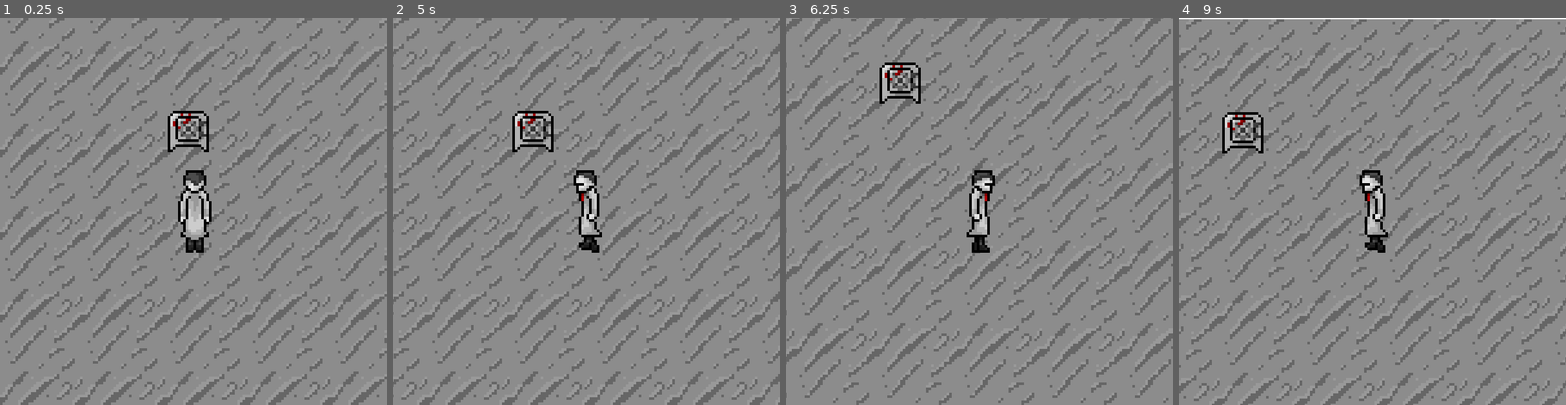
Above: before the commit, frames 1-4 (left to right).
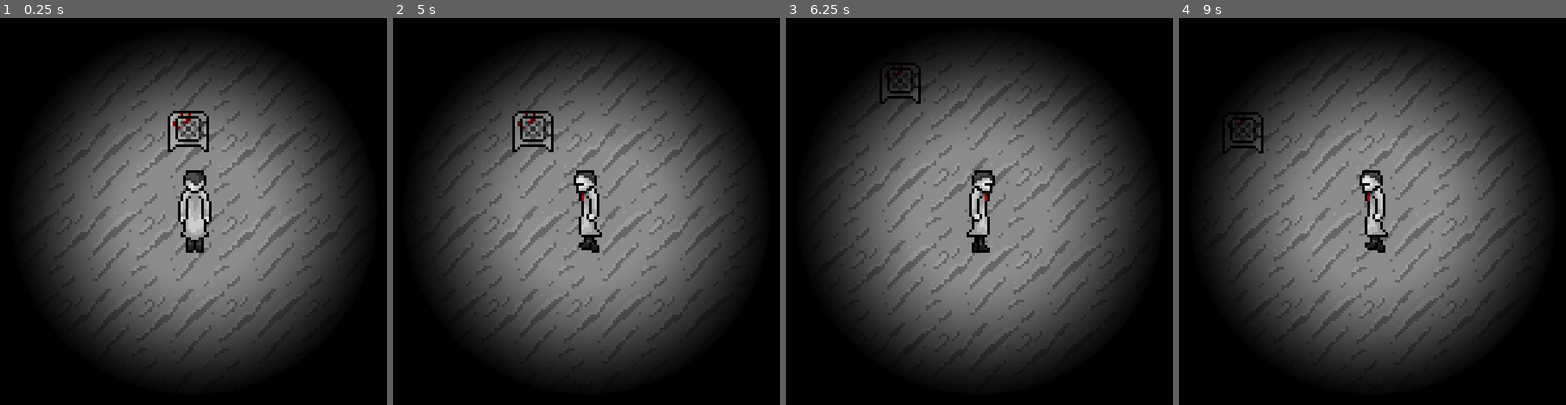
Above: after the commit, the same moments.

Repository: karmelkolo/p-mrok
Game: Godot game, scene res://Scenes/test.tscn
Two runs of this game, one before a commit and one after it. Both use one fixed random seed, a clock stepped at 60 frames per second and the inputs below.
Inputs (mouse positions are in pixels of both pictures, inside the frame that each line leads up to):
- Up to frame 1 (0.25 s): no input
- Up to frame 2 (5 s): tap Enter at 0.5 s; move the mouse to (671, 192) at 0.52 s; hold Right (ui_right) 0.53-1.28 s; tap E (interact) at 0.6, 1.35, 2.3, 2.85, 3.6, 4.55 s; click (671, 192) at 0.67 s; move the mouse to (509, 230) at 1.27 s; hold Down (ui_down) 1.28-2.03 s; move the mouse to (625, 126) at 2.02 s; hold Right (ui_right) 2.03-2.78 s; hold Shift (run) 2.03-2.78 s; move the mouse to (567, 288) at 2.77 s; hold Up (ui_up) 2.78-3.53 s; click (567, 288) at 2.92 s; move the mouse to (702, 269) at 3.52 s; hold Left (ui_left) from 3.53 s (still down); move the mouse to (470, 153) at 4.27 s; tap Shift (run) at 4.35 s
- Up to frame 3 (6.25 s): move the mouse to (998, 211) at 5.02 s; release Left (ui_left) at 5.03 s; hold Down (ui_down) 5.03-5.78 s; tap E (interact) at 5.1, 5.85 s; click (998, 211) at 5.17 s; move the mouse to (921, 114) at 5.77 s; hold Right (ui_right) from 5.78 s (still down)
- Up to frame 4 (9 s): move the mouse to (1457, 192) at 6.52 s; release Right (ui_right) at 6.53 s; hold Up (ui_up) 6.53-7.28 s; hold Shift (run) 6.53-7.28 s; tap E (interact) at 6.8, 7.35, 8.1 s; move the mouse to (1295, 230) at 7.27 s; hold Right (ui_right) 7.28-8.03 s; click (1295, 230) at 7.42 s; move the mouse to (1411, 126) at 8.02 s; hold Down (ui_down) 8.03-8.78 s; move the mouse to (1353, 288) at 8.77 s; hold Left (ui_left) from 8.78 s (still down); tap Shift (run) at 8.85 s

The runs differ from the first frame. In frame 1, 81% of the frame differs, in the area x 0-100%, y 0-100%; in frame 2, 81%; in frame 3, 81%; in frame 4, 81%.

Commit message:
Ciemnosc, Pole smierci i poczatki lustra

Diff:
--- /dev/null
+++ b/Prefabs/mirror.tscn
@@ -0,0 +1,23 @@
+[gd_scene load_steps=5 format=3 uid="uid://7xj8apxfaewf"]
+
+[ext_resource type="Texture2D" uid="uid://dtwiful8stggi" path="res://Textures/Objects/Mirror/Obiekt_-_Lustro1.png" id="1_ni6sx"]
+[ext_resource type="Texture2D" uid="uid://b06ndit7arni5" path="res://Textures/Objects/Mirror/Obiekt_-_Lustro1-Mask.png" id="3_8vvij"]
+[ext_resource type="SpriteFrames" uid="uid://c1hberdwe7ehs" path="res://Prefabs/Characters/Player/Player_Animation.tres" id="3_uvam2"]
+
+[sub_resource type="CanvasItemMaterial" id="CanvasItemMaterial_8mqq5"]
+light_mode = 2
+
+[node name="Mirror" type="Node2D"]
+
+[node name="Sprite" type="Sprite2D" parent="."]
+texture = ExtResource("1_ni6sx")
+
+[node name="PointLight2D" type="PointLight2D" parent="."]
+blend_mode = 2
+texture = ExtResource("3_8vvij")
+
+[node name="Player_Sprite" type="AnimatedSprite2D" parent="."]
+material = SubResource("CanvasItemMaterial_8mqq5")
+sprite_frames = ExtResource("3_uvam2")
+animation = &"Walking_Left"
+offset = Vector2(0.5, 0)
--- /dev/null
+++ b/Scenes/HUD.tscn
@@ -0,0 +1,41 @@
+[gd_scene load_steps=4 format=3 uid="uid://dftcqovls2fyx"]
+
+[ext_resource type="Texture2D" uid="uid://c4ld2epm2hlhr" path="res://Textures/Objects/Detector/Obiekty_-_Wykrywacz_picked.png" id="1_40tvi"]
+[ext_resource type="Texture2D" uid="uid://dikpr8h656nyg" path="res://Textures/World/ciemnosc.png" id="2_yaf0f"]
+
+[sub_resource type="GDScript" id="GDScript_rej13"]
+resource_name = "hud"
+script/source = "extends Node
+
+
+func _on_detector_show_detector() -> void:
+	%Detector.visible = true
+"
+
+[node name="HUD" type="Node"]
+script = SubResource("GDScript_rej13")
+
+[node name="HUD_Layer" type="CanvasLayer" parent="."]
+
+[node name="Detector" type="TextureRect" parent="HUD_Layer"]
+unique_name_in_owner = true
+visible = false
+z_index = 1
+anchors_preset = 3
+anchor_left = 1.0
+anchor_top = 1.0
+anchor_right = 1.0
+anchor_bottom = 1.0
+offset_left = -16.0
+offset_top = -16.0
+offset_right = -1.0
+offset_bottom = -1.0
+grow_horizontal = 0
+grow_vertical = 0
+texture = ExtResource("1_40tvi")
+stretch_mode = 2
+
+[node name="Ciemnosc" type="TextureRect" parent="HUD_Layer"]
+offset_right = 150.0
+offset_bottom = 150.0
+texture = ExtResource("2_yaf0f")
--- /dev/null
+++ b/Scenes/Smierc.tscn
@@ -0,0 +1,27 @@
+[gd_scene format=3 uid="uid://vn5nxnmyk6io"]
+
+[node name="Smierc" type="Node2D"]
+
+[node name="CanvasLayer" type="CanvasLayer" parent="."]
+
+[node name="TextEdit" type="RichTextLabel" parent="CanvasLayer"]
+z_index = 1
+offset_right = 150.0
+offset_bottom = 150.0
+bbcode_enabled = true
+text = "Śmierć"
+context_menu_enabled = true
+
+[node name="ColorRect" type="ColorRect" parent="CanvasLayer"]
+anchors_preset = 8
+anchor_left = 0.5
+anchor_top = 0.5
+anchor_right = 0.5
+anchor_bottom = 0.5
+offset_left = -75.0
+offset_top = -75.0
+offset_right = 75.0
+offset_bottom = 75.0
+grow_horizontal = 2
+grow_vertical = 2
+color = Color(0, 0, 0, 1)
--- a/Scenes/test.tscn
+++ b/Scenes/test.tscn
@@ -1,15 +1,15 @@
-[gd_scene load_steps=18 format=4 uid="uid://chijchdoul62w"]
+[gd_scene load_steps=19 format=4 uid="uid://dtsox0iwji0pb"]
 
 [ext_resource type="PackedScene" uid="uid://dxfvp3i0nxpm2" path="res://Prefabs/Characters/Player/Player.tscn" id="1_c0xso"]
 [ext_resource type="Texture2D" uid="uid://cyuue3ravewst" path="res://Textures/World/Ground/Teren_-_Grunt.png" id="2_o10i0"]
-[ext_resource type="Texture2D" uid="uid://c4ld2epm2hlhr" path="res://Textures/Objects/Detector/Obiekty_-_Wykrywacz_picked.png" id="3_exy0a"]
+[ext_resource type="PackedScene" uid="uid://dftcqovls2fyx" path="res://Scenes/HUD.tscn" id="3_3qonj"]
 [ext_resource type="Texture2D" uid="uid://c0ctymvdg7hth" path="res://Textures/default.png" id="3_lyx4m"]
 [ext_resource type="Texture2D" uid="uid://bhp5ykx0he3an" path="res://Textures/Objects/Safe/Obiekt_-_Sejf1.png" id="3_r807r"]
-[ext_resource type="Script" path="res://Scripts/Objects/detector_pickedup.gd" id="4_knb3w"]
 [ext_resource type="Script" path="res://Scripts/Objects/camera.gd" id="5_3umwe"]
 [ext_resource type="Script" path="res://Scripts/Objects/safe.gd" id="5_55jlr"]
 [ext_resource type="Script" path="res://Scripts/Objects/detector.gd" id="7_a6n1a"]
 [ext_resource type="Texture2D" uid="uid://pm26k2hq6ekk" path="res://Textures/Objects/Detector/Obiekty_-_Wykrywacz.png" id="7_lh0sa"]
+[ext_resource type="Script" path="res://Scripts/Objects/Pole_Smierc.gd" id="10_h2120"]
 
 [sub_resource type="RectangleShape2D" id="RectangleShape2D_ajedm"]
 size = Vector2(25, 24)
@@ -24,7 +24,7 @@
 
 
 # Called every frame. 'delta' is the elapsed time since the previous frame.
-func _process(delta: float) -> void:
+func _process(_delta: float) -> void:
 	pass
 "
 
@@ -51,6 +51,8 @@
 sources/0 = SubResource("TileSetAtlasSource_hw7ri")
 sources/1 = SubResource("TileSetAtlasSource_vniu7")
 
+[sub_resource type="RectangleShape2D" id="RectangleShape2D_lpma6"]
+
 [node name="Node2D" type="Node2D"]
 y_sort_enabled = true
 
@@ -67,16 +69,6 @@
 limit_bottom = 528
 editor_draw_limits = true
 script = ExtResource("5_3umwe")
-
-[node name="TextureRect" type="TextureRect" parent="."]
-unique_name_in_owner = true
-z_index = 2
-offset_left = 134.0
-offset_top = 134.0
-offset_right = 149.0
-offset_bottom = 149.0
-texture = ExtResource("3_exy0a")
-script = ExtResource("4_knb3w")
 
 [node name="Detector" type="Area2D" parent="."]
 script = ExtResource("7_a6n1a")
@@ -130,7 +122,20 @@
 tile_map_data = PackedByteArray("AAAAAAAAAAAAAAAAAAAAAAEAAAAAAAEAAAABAAAAAAABAAAAAAABAAEAAAABAAEAAAACAAAAAAAAAAAAAAACAA …(18416 unchanged characters)…
 tile_set = SubResource("TileSet_r40np")
 
+[node name="HUD" parent="." instance=ExtResource("3_3qonj")]
+
+[node name="Smierc" type="Area2D" parent="."]
+position = Vector2(25, 13)
+script = ExtResource("10_h2120")
+metadata/_edit_group_ = true
+
+[node name="CollisionShape2D" type="CollisionShape2D" parent="Smierc"]
+position = Vector2(-15, -3)
+shape = SubResource("RectangleShape2D_lpma6")
+
 [connection signal="body_entered" from="Detector" to="Detector" method="_on_body_entered"]
 [connection signal="body_exited" from="Detector" to="Detector" method="_on_body_exited"]
+[connection signal="show_detector" from="Detector" to="HUD" method="_on_detector_show_detector"]
 [connection signal="body_entered" from="Safe_interaction" to="Safe_interaction" method="_on_body_entered"]
 [connection signal="body_exited" from="Safe_interaction" to="Safe_interaction" method="_on_body_exited"]
+[connection signal="body_entered" from="Smierc" to="Smierc" method="_on_body_entered"]
--- a/Scripts/Characters/player.gd
+++ b/Scripts/Characters/player.gd
@@ -32,11 +32,3 @@
 
 
 	move_and_slide()
-
-
-func _on_static_body_2d_input_event(viewport: Node, event: InputEvent, shape_idx: int) -> void:
-	pass # Replace with function body.
-
-
-func _on_detector_body_entered(body: Node2D) -> void:
-	pass # Replace with function body.
--- /dev/null
+++ b/Scripts/Objects/Pole_Smierc.gd
@@ -0,0 +1,8 @@
+extends Area2D
+
+
+func _on_body_entered(body: Node2D) -> void:
+	if body is Player:
+		print_debug("test")
+		get_tree().unload_current_scene()
+		get_tree().change_scene_to_file("res://Scenes/Smierc.tscn")
--- a/Scripts/Objects/detector.gd
+++ b/Scripts/Objects/detector.gd
@@ -2,19 +2,19 @@
 class_name Detector
 
 var showInteractionLabel = false
+signal show_detector
 
 # Called when the node enters the scene tree for the first time.
 func _ready() -> void:
 	pass
 
-
 # Called every frame. 'delta' is the elapsed time since the previous frame.
-func _process(delta: float) -> void:
+func _process(_delta: float) -> void:
 	$Label.visible = showInteractionLabel
 
 	if showInteractionLabel && Input.is_action_just_pressed("interact"):
 		queue_free()
-		%TextureRect.visible = true
+		show_detector.emit()
 
 func _on_body_entered(body):
 	if body is Player: showInteractionLabel = true
--- a/Scripts/Objects/detector_pickedup.gd
+++ /dev/null
@@ -1,15 +0,0 @@
-extends TextureRect
-
-var camera : Node2D
-
-func _ready() -> void:
-	visible = false
-	camera = %Camera
-
-func _process(_delta: float) -> void:
-	var new_position = camera.position + Vector2(59,59)
-
-	new_position.x = clamp(new_position.x, 118, 512)
-	new_position.y = clamp(new_position.y, 118, 512)
-
-	position = new_position
--- a/Scripts/Objects/safe.gd
+++ b/Scripts/Objects/safe.gd
@@ -7,7 +7,7 @@
 	pass
 
 # Called every frame. 'delta' is the elapsed time since the previous frame.
-func _process(delta: float) -> void:
+func _process(_delta: float) -> void:
 	$Label.visible = showInteractionLabel
 
 	if showInteractionLabel && Input.is_action_just_pressed("interact"):
Binary file added: Textures/Objects/Mirror/Obiekt_-_Lustro1-Mask.png
Not shown, added: Textures/Objects/Mirror/Obiekt_-_Lustro1-Mask.png.import
Binary file added: Textures/Objects/Mirror/Obiekt_-_Lustro1.png
Not shown, added: Textures/Objects/Mirror/Obiekt_-_Lustro1.png.import
Binary file added: Textures/World/ciemnosc.png
Not shown, added: Textures/World/ciemnosc.png.import
